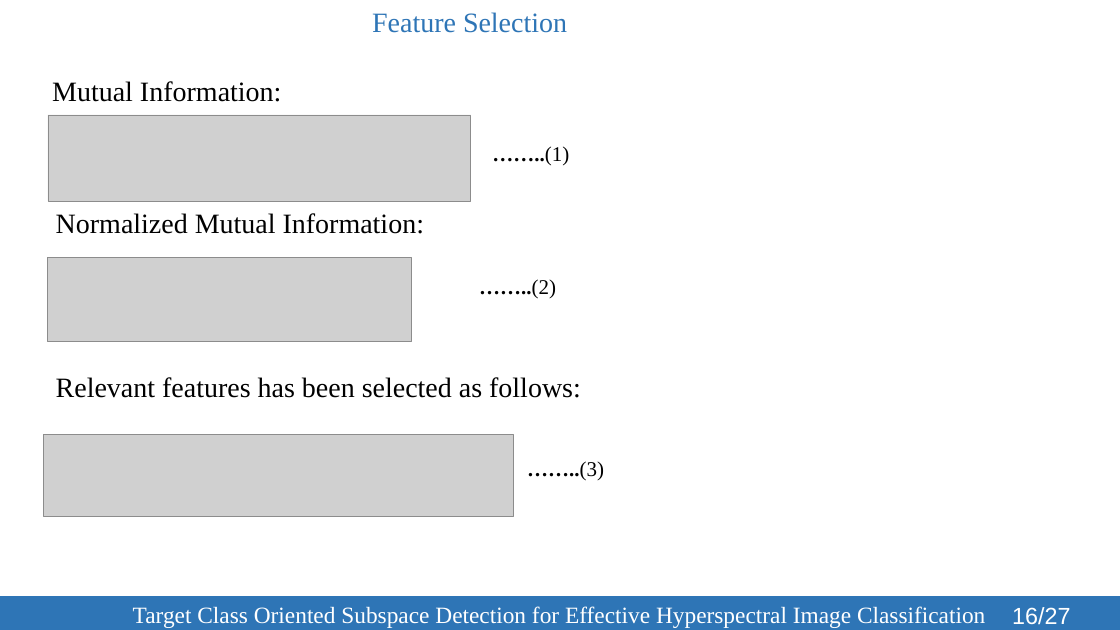
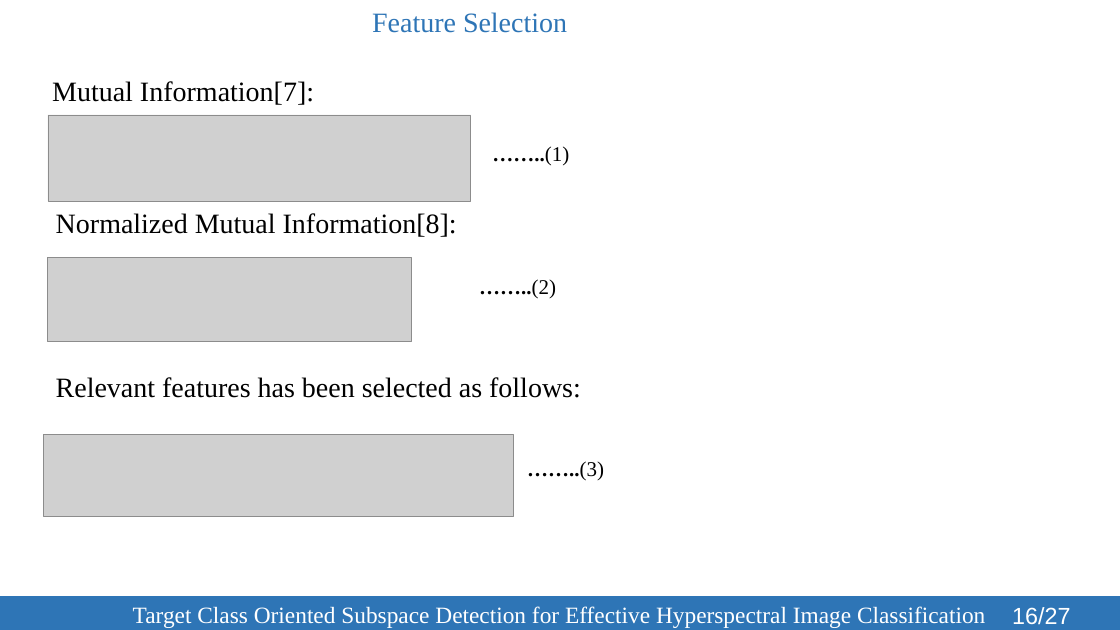
Before and after one commit to SleepyBrain/Remote-Sensing, a slide deck: slide 16 of Presentation/TCOSD-123086.pptx. Drawn at 1120x630 pixels with LibreOffice and Linux fonts; fonts in the diff are those of the drawing; grey boxes stand for pictures; background and template pictures are left out. Boxes give left, top, right and bottom in pixels: in the first picture for what was removed or moved away, otherwise in the second. Text is boxed around its words. In the diff, an @@ line names an element or a change of style, - is before the commit and + after.

```diff
--- a/Presentation/TCOSD-123086.pptx
+++ b/Presentation/TCOSD-123086.pptx
@@ text at <box>52,81,314,105</box>: text changed @@
-Mutual Information:
+Mutual Information[7]:
@@ text at <box>56,213,457,237</box>: text changed @@
-Normalized Mutual Information:
+Normalized Mutual Information[8]:
```
Also in this commit, not shown: 7 other slides changed, 1 other file.
